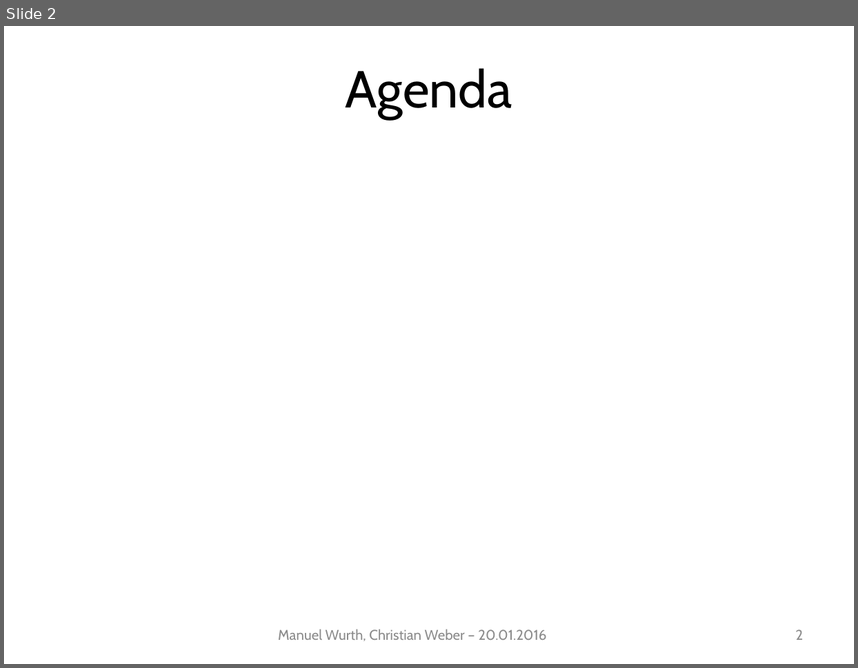
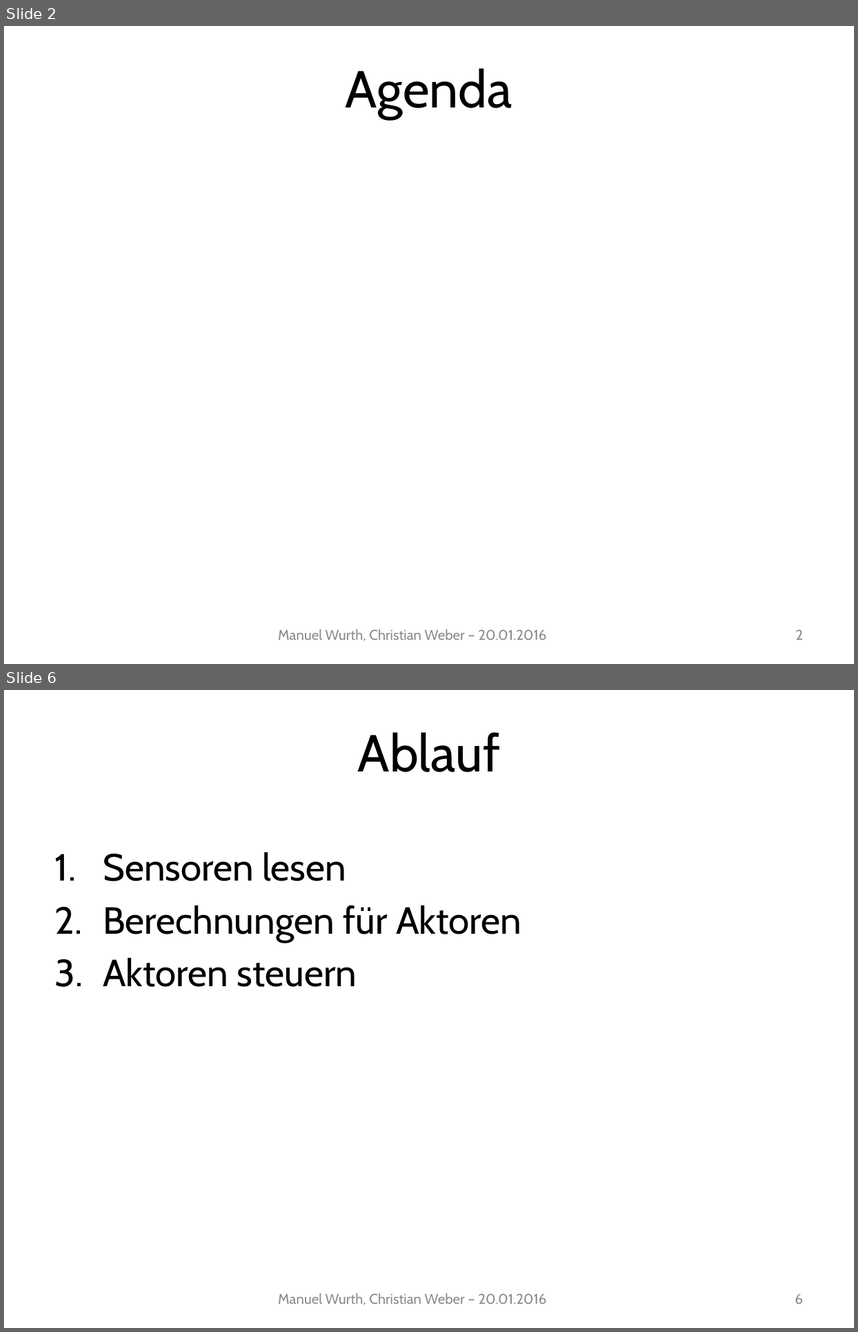
Before and after one commit to Mudvayne/FischertechnikSimulator, a slide deck: Documentation/Präsentation/Präsentation.pptx. Shown one above the other, each under a label of ours: slide 2 before the commit, slides 2 and 6 after it; the slides between them are not shown. The pictures are 858x668 and 858x1332 pixels, drawn with LibreOffice and Linux fonts; fonts in the diff are those of the drawing; background and template pictures are left out. Boxes give left, top, right and bottom in pixels: in the first picture for what was removed or moved away, otherwise in the second. Text is boxed around its words. In the diff, an @@ line names an element or a change of style, - is before the commit and + after.

```diff
--- a/Documentation/Präsentation/Präsentation.pptx
+++ b/Documentation/Präsentation/Präsentation.pptx
@@ slide 6 added at (4,690,854,1328), background #FFFFFF @@
@@ title added at (358,732,500,772), 44 pt, text #000000 @@
+Ablauf
@@ text added at (103,852,522,987), 32 pt, text #000000 @@
+1. Sensoren lesen
+2. Berechnungen für Aktoren
+3. Aktoren steuern
@@ text added at (278,1292,546,1305), 12 pt, text #8C8C8C @@
+Manuel Wurth, Christian Weber – 20.01.2016
@@ page number added at (795,1294,803,1303), 12 pt, text #8C8C8C @@
+6
```
Also in this commit, not shown: 1 slide changed, 14 other slides added, 2 other files.
